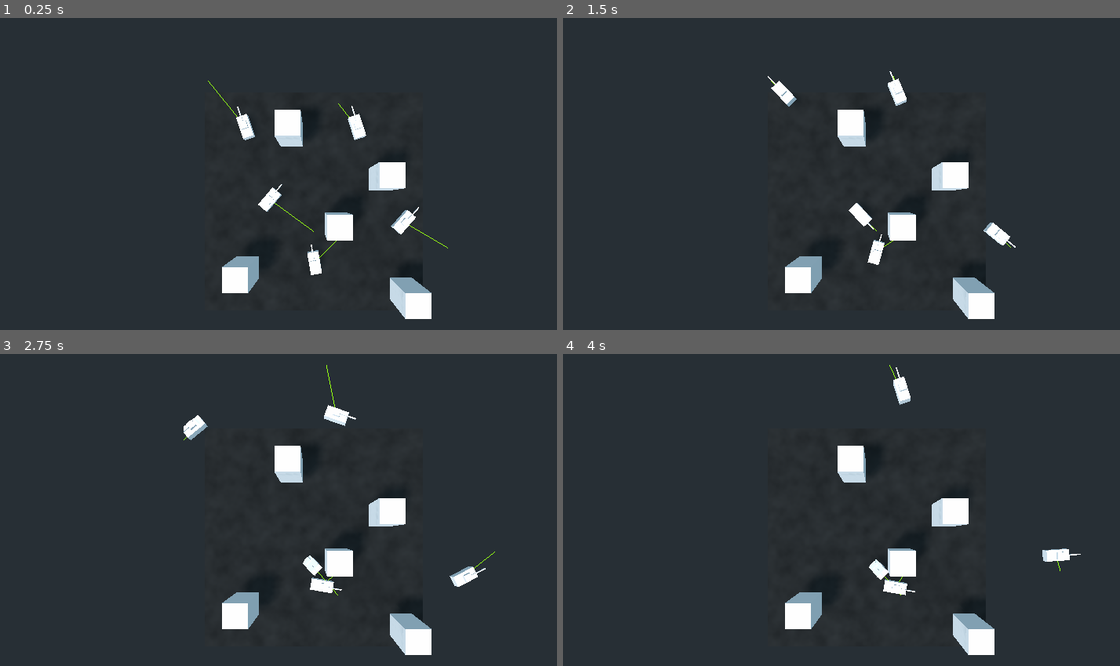
Above: before the commit, frames 1-4 (two rows, left to right).
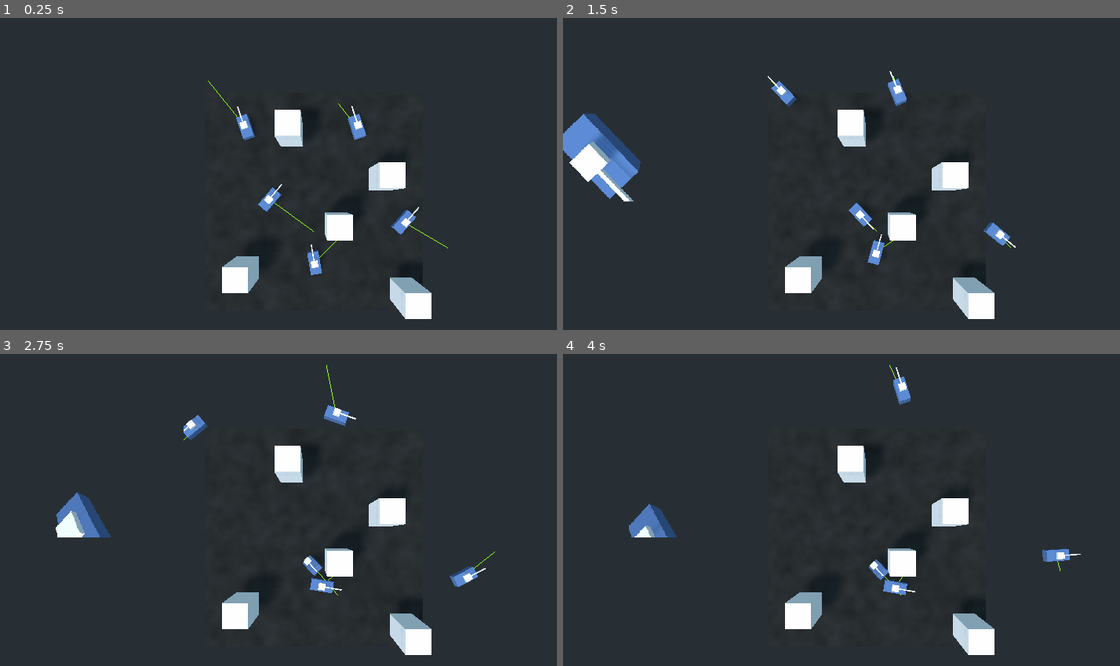
Above: after the commit, the same moments.

Repository: tastytentacles/ToppieTanks
Game: Godot game, scene res://TestBed.tscn
Two runs of this game, one before a commit and one after it. Both use one fixed random seed, a clock stepped at 60 frames per second and the inputs below.
Inputs:
- Up to frame 1 (0.25 s): no input
- Up to frame 2 (1.5 s): hold Right (ui_right) 0.53-1.28 s; hold Down (ui_down) from 1.28 s (still down)
- Up to frame 3 (2.75 s): release Down (ui_down) at 2.03 s; hold Right (ui_right) from 2.03 s (still down)
- Up to frame 4 (4 s): release Right (ui_right) at 2.78 s; hold Up (ui_up) 2.78-3.53 s; hold Left (ui_left) from 3.53 s (still down)

The runs differ from the first frame. In frame 1, 0.6% of the frame differs, in the area x 42-75%, y 30-83%; in frame 2, 2.9%, in the area x 0-81%, y 19-80%; in frame 3, 1.6%; in frame 4, 1.1%.

Commit message:
structure changes

Diff:
--- a/TestBed.tscn
+++ b/TestBed.tscn
@@ -1,6 +1,6 @@
 [gd_scene load_steps=9 format=2]
 
-[ext_resource path="res://obj/tank.tscn" type="PackedScene" id=1]
+[ext_resource path="res://obj/ai_tank.tscn" type="PackedScene" id=1]
 
 [sub_resource type="OpenSimplexNoise" id=6]
 
--- /dev/null
+++ b/obj/ai_tank.tscn
@@ -0,0 +1,28 @@
+[gd_scene load_steps=4 format=2]
+
+[ext_resource path="res://src/ai_tank.gd" type="Script" id=1]
+[ext_resource path="res://obj/tank.tscn" type="PackedScene" id=2]
+
+[sub_resource type="SpatialMaterial" id=1]
+albedo_color = Color( 0.545098, 1, 0, 1 )
+emission_enabled = true
+emission = Color( 0.568627, 1, 0, 1 )
+emission_energy = 1.0
+emission_operator = 0
+emission_on_uv2 = false
+
+[node name="tank" instance=ExtResource( 2 )]
+script = ExtResource( 1 )
+speed = 0.1
+
+[node name="turn_ray" type="RayCast" parent="." index="0"]
+transform = Transform( 1, 0, 0, 0, 1, 0, 0, 0, 1, 0, 0, -0.52 )
+enabled = true
+cast_to = Vector3( 0, 0, -1.5 )
+
+[node name="Debug" type="Spatial" parent="." index="5"]
+
+[node name="path" type="ImmediateGeometry" parent="Debug" index="0"]
+material_override = SubResource( 1 )
+
+[node name="point" type="ImmediateGeometry" parent="Debug" index="1"]
--- a/obj/player_tank.tscn
+++ b/obj/player_tank.tscn
@@ -1,45 +1,17 @@
-[gd_scene load_steps=7 format=2]
+[gd_scene load_steps=5 format=2]
 
-[ext_resource path="res://src/player_tank.gd" type="Script" id=1]
+[ext_resource path="res://obj/tank.tscn" type="PackedScene" id=1]
+[ext_resource path="res://src/player_tank.gd" type="Script" id=2]
 
-[sub_resource type="SpatialMaterial" id=14]
-albedo_color = Color( 0.815686, 0.278431, 0.87451, 1 )
+[sub_resource type="SpatialMaterial" id=1]
+albedo_color = Color( 0.756863, 0.137255, 0.768627, 1 )
 
-[sub_resource type="CubeMesh" id=15]
-material = SubResource( 14 )
+[sub_resource type="CubeMesh" id=2]
+material = SubResource( 1 )
 size = Vector3( 0.5, 0.3, 1 )
 
-[sub_resource type="BoxShape" id=13]
-extents = Vector3( 0.25, 0.15, 0.5 )
+[node name="tank" instance=ExtResource( 1 )]
+script = ExtResource( 2 )
 
-[sub_resource type="CubeMesh" id=10]
-size = Vector3( 0.3, 0.1, 0.3 )
-
-[sub_resource type="CubeMesh" id=12]
-size = Vector3( 0.05, 0.05, 0.75 )
-
-[node name="tank" type="KinematicBody"]
-transform = Transform( 1, 0, 0, 0, 1, 0, 0, 0, 1, 0, 0.2, 0 )
-axis_lock_motion_y = true
-move_lock_y = true
-script = ExtResource( 1 )
-
-[node name="MeshInstance" type="MeshInstance" parent="."]
-layers = 2
-mesh = SubResource( 15 )
-material/0 = null
-
-[node name="CollisionShape" type="CollisionShape" parent="."]
-shape = SubResource( 13 )
-
-[node name="MeshInstance2" type="MeshInstance" parent="."]
-transform = Transform( 1, 0, 0, 0, 1, 0, 0, 0, 1, 0, 0.3, 0 )
-layers = 2
-mesh = SubResource( 10 )
-material/0 = null
-
-[node name="MeshInstance3" type="MeshInstance" parent="."]
-transform = Transform( 1, 0, 0, 0, 1, 0, 0, 0, 1, 0, 0.3, -0.5 )
-layers = 2
-mesh = SubResource( 12 )
-material/0 = null
+[node name="MeshInstance" parent="." index="0"]
+mesh = SubResource( 2 )
--- a/obj/tank.tscn
+++ b/obj/tank.tscn
@@ -1,12 +1,14 @@
-[gd_scene load_steps=7 format=2]
+[gd_scene load_steps=6 format=2]
 
-[ext_resource path="res://src/ai_tank.gd" type="Script" id=1]
+[sub_resource type="SpatialMaterial" id=14]
+albedo_color = Color( 0.317647, 0.443137, 0.654902, 1 )
+
+[sub_resource type="CubeMesh" id=15]
+material = SubResource( 14 )
+size = Vector3( 0.5, 0.3, 1 )
 
 [sub_resource type="BoxShape" id=13]
 extents = Vector3( 0.25, 0.15, 0.5 )
-
-[sub_resource type="CubeMesh" id=4]
-size = Vector3( 0.5, 0.3, 1 )
 
 [sub_resource type="CubeMesh" id=10]
 size = Vector3( 0.3, 0.1, 0.3 )
@@ -14,46 +16,27 @@
 [sub_resource type="CubeMesh" id=12]
 size = Vector3( 0.05, 0.05, 0.75 )
 
-[sub_resource type="SpatialMaterial" id=15]
-albedo_color = Color( 0.545098, 1, 0, 1 )
-emission_enabled = true
-emission = Color( 0.568627, 1, 0, 1 )
-emission_energy = 1.0
-emission_operator = 0
-emission_on_uv2 = false
-
 [node name="tank" type="KinematicBody"]
 transform = Transform( 1, 0, 0, 0, 1, 0, 0, 0, 1, 0, 0.2, 0 )
 axis_lock_motion_y = true
 move_lock_y = true
-script = ExtResource( 1 )
-speed = 0.1
+
+[node name="MeshInstance" type="MeshInstance" parent="."]
+layers = 2
+mesh = SubResource( 15 )
+material/0 = null
 
 [node name="CollisionShape" type="CollisionShape" parent="."]
 shape = SubResource( 13 )
 
-[node name="turn_ray" type="RayCast" parent="."]
-transform = Transform( 1, 0, 0, 0, 1, 0, 0, 0, 1, 0, 0, -0.52 )
-enabled = true
-cast_to = Vector3( 0, 0, -1.5 )
-
-[node name="MeshInstance" type="MeshInstance" parent="."]
-mesh = SubResource( 4 )
-material/0 = null
-
 [node name="MeshInstance2" type="MeshInstance" parent="."]
 transform = Transform( 1, 0, 0, 0, 1, 0, 0, 0, 1, 0, 0.3, 0 )
+layers = 2
 mesh = SubResource( 10 )
 material/0 = null
 
 [node name="MeshInstance3" type="MeshInstance" parent="."]
 transform = Transform( 1, 0, 0, 0, 1, 0, 0, 0, 1, 0, 0.3, -0.5 )
+layers = 2
 mesh = SubResource( 12 )
 material/0 = null
-
-[node name="Debug" type="Spatial" parent="."]
-
-[node name="path" type="ImmediateGeometry" parent="Debug"]
-material_override = SubResource( 15 )
-
-[node name="point" type="ImmediateGeometry" parent="Debug"]
